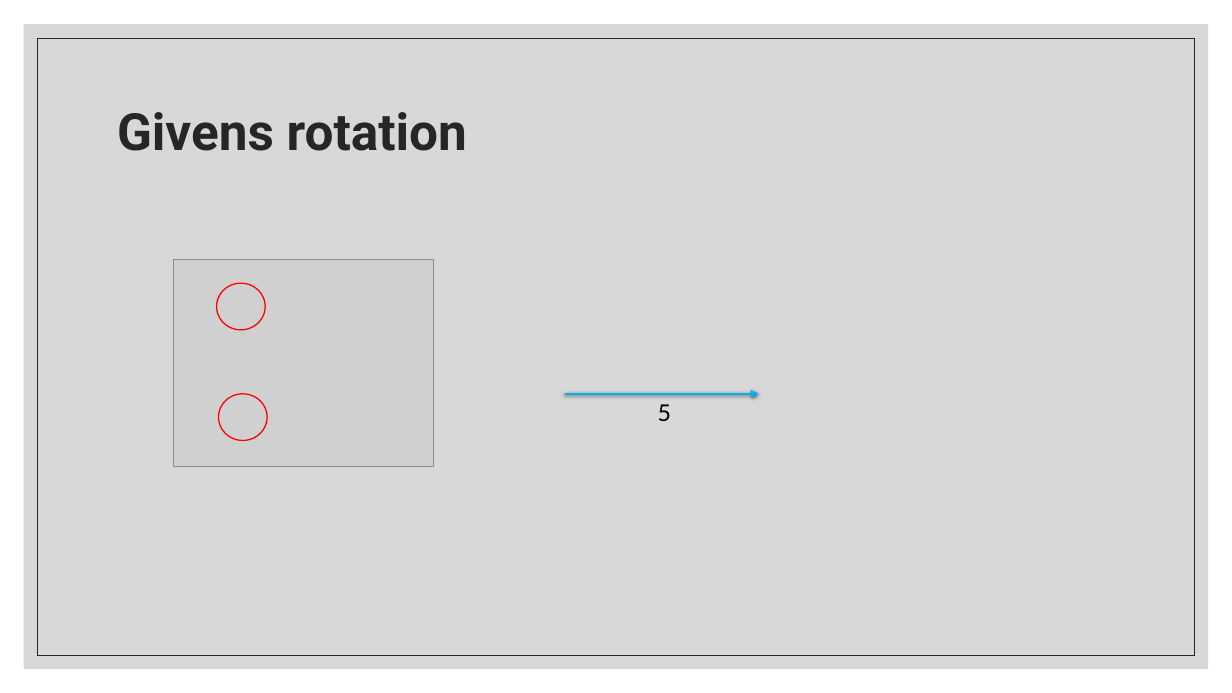
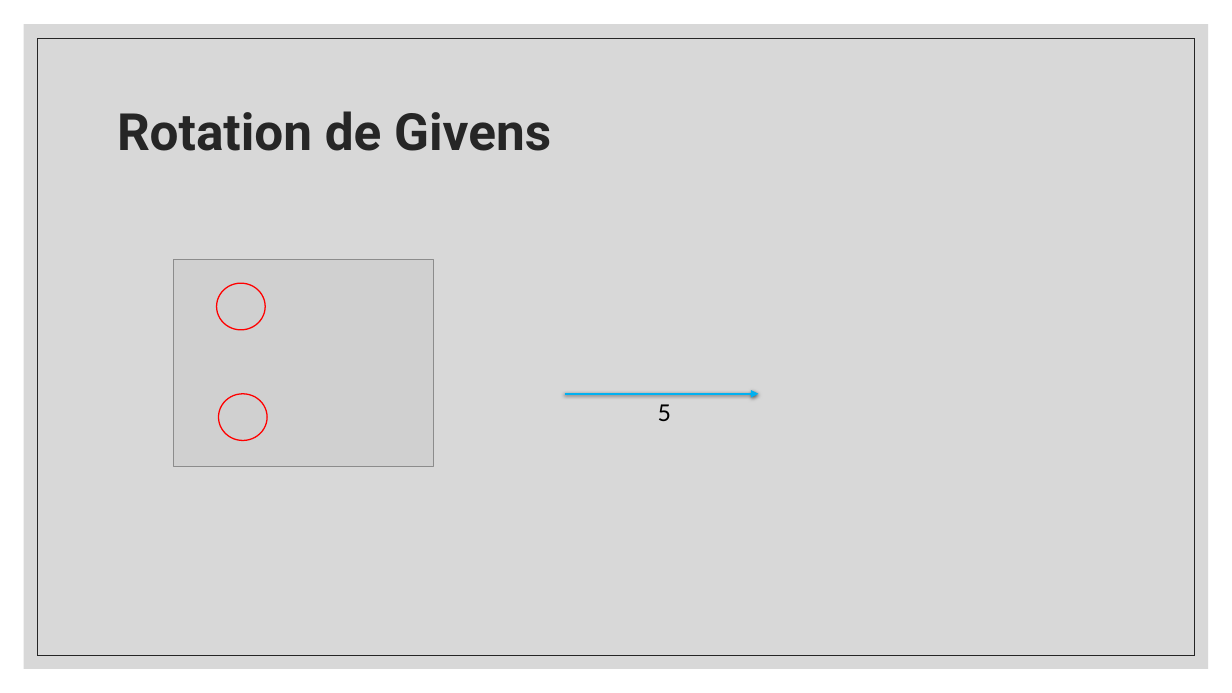
Before and after one commit to gahem1/Physique_Numerique, a slide deck: slide 17 of Solutions d’une équation aux valeurs propres.pptx. Drawn at 1232x693 pixels with LibreOffice and Linux fonts; fonts in the diff are those of the drawing; grey boxes stand for pictures. Boxes give left, top, right and bottom in pixels: in the first picture for what was removed or moved away, otherwise in the second. Text is boxed around its words. In the diff, an @@ line names an element or a change of style, - is before the commit and + after.

```diff
--- a/Solutions d’une équation aux valeurs propres.pptx
+++ b/Solutions d’une équation aux valeurs propres.pptx
@@ title at [117, 111, 551, 151]: text changed @@
-Givens rotation
+Rotation de Givens
```
Also in this commit, not shown: 4 other slides changed.
